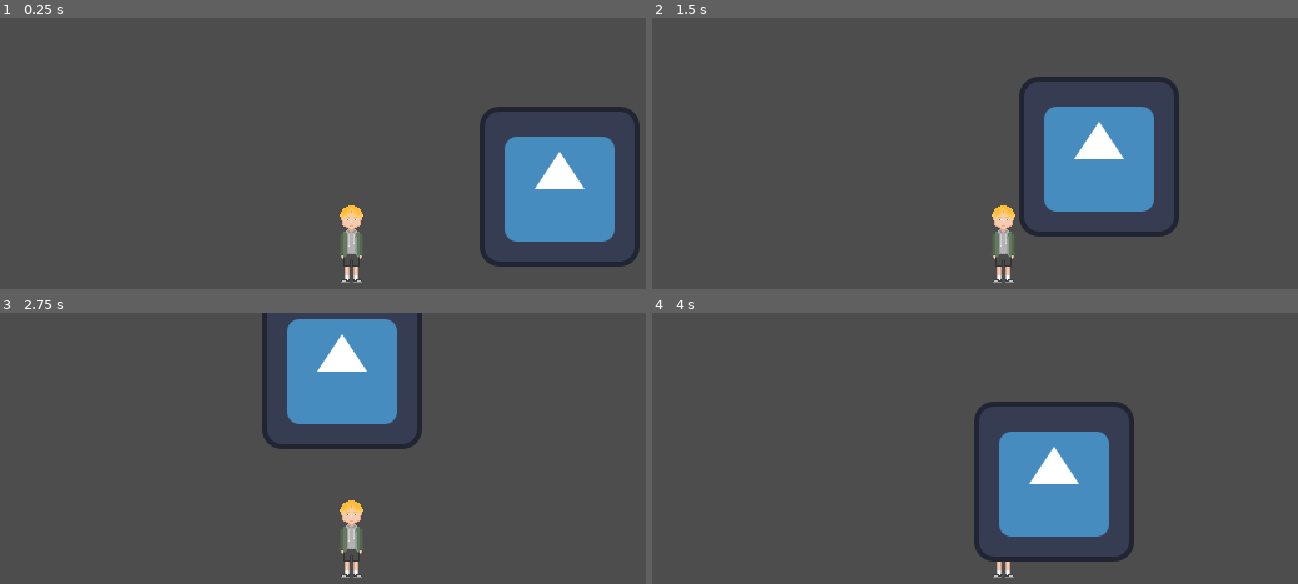
Above: before the commit, frames 1-4 (two rows, left to right).
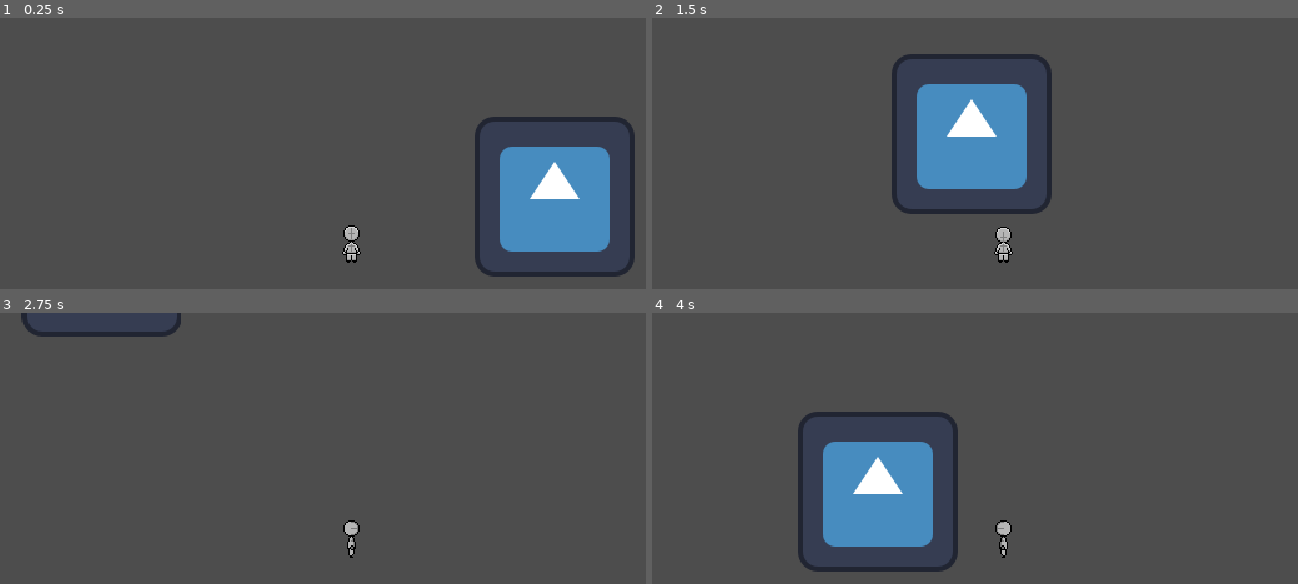
Above: after the commit, the same moments.

Repository: Artrabr/brunoFiles
Game: Godot game, scene res://world.tscn
Same seed, same stepped clock (60 frames per second), same inputs: the game is played once before the commit and once after it. The engine's default icon, where the game draws it, is replaced by a stand-in: a white triangle on a blue panel in a dark square.
Inputs:
- Up to frame 1 (0.25 s): no input
- Up to frame 2 (1.5 s): tap Enter at 0.5 s; hold D 0.53-1.28 s; hold S from 1.28 s (still down)
- Up to frame 3 (2.75 s): release S at 2.03 s; hold D from 2.03 s (still down)
- Up to frame 4 (4 s): release D at 2.78 s; hold W 2.78-3.53 s; hold A from 3.53 s (still down)

The runs differ from the first frame. In frame 1, 6.2% of the frame differs, in the area x 52-100%, y 32-98%; in frame 2, 16%; in frame 3, 8.9%; in frame 4, 17%, in the area x 22-75%, y 32-98%.

Commit message:
player sprite animation + movimentation

Diff:
--- a/player.tscn
+++ b/player.tscn
@@ -1,19 +1,55 @@
 [gd_scene format=3 uid="uid://ciepl78k42rqj"]
 
-[ext_resource type="Texture2D" uid="uid://jtld3tlymntp" path="res://assets/spr_player/spr_default/spr_defaut01.png" id="1_4flbx"]
-[ext_resource type="Script" uid="uid://b2box0gryel65" path="res://scripts/script_player/anexoPlayer.gd" id="1_onrkg"]
+[ext_resource type="Script" uid="uid://b2box0gryel65" path="res://scripts/script_player/Player.gd" id="1_onrkg"]
+[ext_resource type="Texture2D" uid="uid://d3m0wfgb8nceh" path="res://assets/spr_player/spr_default/spr_player_idle.png" id="2_2hs0m"]
+[ext_resource type="Texture2D" uid="uid://bqboun6hd6mp6" path="res://assets/spr_player/spr_default/spr_player_walk_down.png" id="3_1jxqw"]
+[ext_resource type="Texture2D" uid="uid://c2vg7m1erro2v" path="res://assets/spr_player/spr_default/spr_player_walk_left.png" id="4_dw050"]
+[ext_resource type="Texture2D" uid="uid://dmlxpngsmreed" path="res://assets/spr_player/spr_default/spr_player_walk_rigth.png" id="5_b26j0"]
+[ext_resource type="Texture2D" uid="uid://bdu3xyui1bq7x" path="res://assets/spr_player/spr_default/spr_player_walk_up.png" id="6_n7ghd"]
 
 [sub_resource type="RectangleShape2D" id="RectangleShape2D_x13xg"]
-size = Vector2(20, 62)
+size = Vector2(15, 30)
 
-[sub_resource type="SpriteFrames" id="SpriteFrames_xeja3"]
+[sub_resource type="SpriteFrames" id="SpriteFrames_51mw1"]
 animations = [{
 "frames": [{
 "duration": 1.0,
-"texture": ExtResource("1_4flbx")
+"texture": ExtResource("2_2hs0m")
 }],
 "loop": 1,
-"name": &"default",
+"name": &"idle",
+"speed": 5.0
+}, {
+"frames": [{
+"duration": 1.0,
+"texture": ExtResource("3_1jxqw")
+}],
+"loop": 1,
+"name": &"walk_down",
+"speed": 5.0
+}, {
+"frames": [{
+"duration": 1.0,
+"texture": ExtResource("4_dw050")
+}],
+"loop": 1,
+"name": &"walk_left",
+"speed": 5.0
+}, {
+"frames": [{
+"duration": 1.0,
+"texture": ExtResource("5_b26j0")
+}],
+"loop": 1,
+"name": &"walk_right",
+"speed": 5.0
+}, {
+"frames": [{
+"duration": 1.0,
+"texture": ExtResource("6_n7ghd")
+}],
+"loop": 1,
+"name": &"walk_up",
 "speed": 5.0
 }]
 
@@ -23,7 +59,7 @@
 [node name="Area2D" type="Area2D" parent="." unique_id=1674785878]
 
 [node name="CollisionShape2D" type="CollisionShape2D" parent="." unique_id=1372190785]
-position = Vector2(0, 1)
+position = Vector2(0.5, 1)
 shape = SubResource("RectangleShape2D_x13xg")
 
 [node name="CharacterBody2D" type="CharacterBody2D" parent="." unique_id=1045124796]
@@ -32,4 +68,5 @@
 
 [node name="AnimatedSprite2D" type="AnimatedSprite2D" parent="." unique_id=1883120805]
 texture_filter = 3
-sprite_frames = SubResource("SpriteFrames_xeja3")
+sprite_frames = SubResource("SpriteFrames_51mw1")
+animation = &"idle"
--- a/scripts/script_player/Galinha.gd
+++ /dev/null
@@ -1,30 +0,0 @@
-class_name Galinha
-extends CharacterBody2D
-
-#=============Modificadores===================
-var m_str:             int = 0 #forca        I
-var m_dex:             int = 8 #destreza     I
-var m_con:             int = 1 #constituição I
-var m_int:             int = -3 #inteligenciaI
-var m_cha:             int = 0 #carisma      I
-#=============================================
-
-var gender:String  #genero
-var pet_nome:String#nome
-
-var spd: int = m_dex
-
-var base_hp: int = 1
-var max_hp: int = get_max_hp()
-var hp: int = max_hp
-
-func _init(p_gender: String, p_name: String) -> void:
-	gender = p_gender
-	pet_nome = p_name
-
-func get_max_hp() -> int:
-	var output: int = base_hp + (m_con * 10)
-	return output
-
-func _ready() -> void:
-	return
--- a/scripts/script_player/Player.gd
+++ b/scripts/script_player/Player.gd
@@ -1,27 +1,71 @@
 class_name Player
 extends CharacterBody2D
+@onready var sprite: AnimatedSprite2D = $AnimatedSprite2D
 
-#=============Modificadores==================
-var m_str:             int = 5 #forca       I
-var m_dex:             int = 5 #destreza    I
-var m_con:             int = 5 #constituiçãoI
-var m_int:             int = 5 #inteligenciaI
-var m_cha:             int = 5 #carisma     I
-#============================================
+# ============ DADOS ============
+var character_name: String = "Michael"
 
-var character_name: String = "Michael"
-var age: int = 16
-var spd: int = 5
+var m_str: int = 5
+var m_dex: int = 5
+var m_con: int = 5
+var m_int: int = 5
+var m_cha: int = 5
+
+var spd: float = m_dex*50
 
 var base_hp: int = 50
 var max_hp: int = get_max_hp()
 var hp: int = max_hp
 
+# ============ VIDA ============
 
 func get_max_hp() -> int:
-	var output: int = base_hp + (m_con * 10)
-	return output
+	return base_hp + (m_con * 10)
 
+# ============ MOVIMENTO ============
+
+func get_direction() -> Vector2:
+	var direction: Vector2 = Vector2.ZERO
+
+	if Input.is_key_pressed(KEY_W):
+		direction.y -= 1
+
+	if Input.is_key_pressed(KEY_S):
+		direction.y += 1
+
+	if Input.is_key_pressed(KEY_A):
+		direction.x -= 1
+
+	if Input.is_key_pressed(KEY_D):
+		direction.x += 1
+
+	return direction.normalized()
+
+func change_sprite_movement(direction: Vector2) -> void: #alterar o sprite caminhando
+	if direction.x < 0:
+		sprite.play("walk_left")
+
+	elif direction.x > 0:
+		sprite.play("walk_right")
+
+	elif direction.y < 0:
+		sprite.play("walk_up")
+
+	elif direction.y > 0:
+		sprite.play("walk_down")
+
+	elif direction.y == 0:
+		sprite.play("idle")
+
+func _physics_process(_delta: float) -> void:
+	var direction: Vector2 = get_direction()
+
+	velocity = direction * spd
+	change_sprite_movement(direction)
+
+	move_and_slide()
+
+# ============ INICIALIZAÇÃO ============
 
 func _ready() -> void:
 	print("HP atual: ", hp)
--- a/scripts/script_player/PlayerMovement.gd
+++ /dev/null
@@ -1,19 +0,0 @@
-class_name PlayerMovement
-extends RefCounted
-
-func get_direction() -> Vector2:
-	var direction: Vector2 = Vector2.ZERO
-
-	if Input.is_key_pressed(KEY_W):
-		direction.y -= 1
-
-	if Input.is_key_pressed(KEY_S):
-		direction.y += 1
-
-	if Input.is_key_pressed(KEY_A):
-		direction.x -= 1
-
-	if Input.is_key_pressed(KEY_D):
-		direction.x += 1
-
-	return direction.normalized()
--- a/scripts/script_player/anexoPlayer.gd
+++ /dev/null
@@ -1,18 +0,0 @@
-class_name PlayerScript
-extends CharacterBody2D
-
-var spd: float = 120.0
-
-var movement: PlayerMovement = PlayerMovement.new()
-
-
-func _physics_process(_delta: float) -> void:
-	var direction: Vector2 = movement.get_direction()
-
-	velocity = direction * spd
-
-	move_and_slide()
-
-	if direction != Vector2.ZERO:
-		print("Direção: ", direction)
-		print("Posição: ", global_position)
--- a/world.tscn
+++ b/world.tscn
@@ -6,7 +6,6 @@
 [node name="World" type="Node2D" unique_id=10749860]
 
 [node name="Player" parent="." unique_id=1717009975 instance=ExtResource("1_fj7yv")]
-position = Vector2(-4, 8)
 
 [node name="Test" parent="." unique_id=1160834626 instance=ExtResource("2_tlwt5")]
 position = Vector2(163, -37)
Binary file removed: assets/spr_player/spr_default/spr_defaut01.png
Binary file added: assets/spr_player/spr_default/spr_player_idle.png
Not shown, added: assets/spr_player/spr_default/spr_player_idle.png.import
Binary file added: assets/spr_player/spr_default/spr_player_walk_down.png
Not shown, changed: assets/spr_player/spr_default/spr_player_walk_down.png.import
Binary file added: assets/spr_player/spr_default/spr_player_walk_left.png
Not shown, added: assets/spr_player/spr_default/spr_player_walk_left.png.import
Binary file added: assets/spr_player/spr_default/spr_player_walk_rigth.png
Not shown, added: assets/spr_player/spr_default/spr_player_walk_rigth.png.import
Binary file added: assets/spr_player/spr_default/spr_player_walk_up.png
Not shown, added: assets/spr_player/spr_default/spr_player_walk_up.png.import
Not shown, removed: scripts/script_player/Galinha.gd.uid
(and 4 more such lines)
